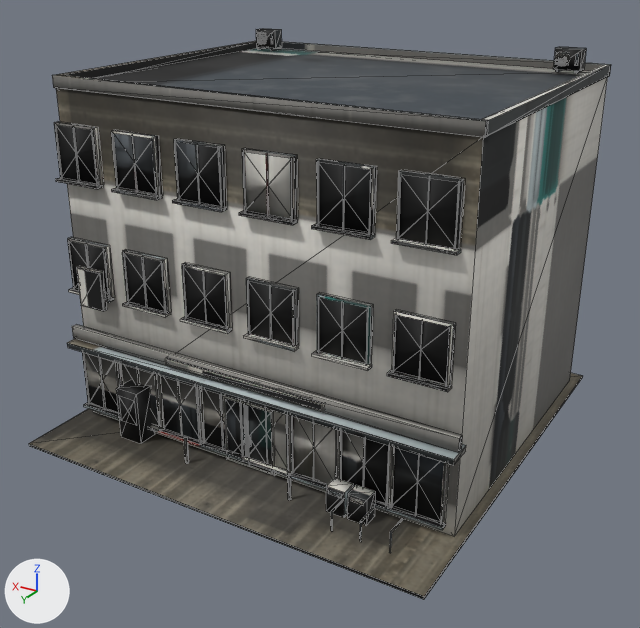
The OBJ model App/assets/lod/buildings/commercial/convenience_urban_001.lod1.obj as it was, and as the next commit left it.
Before and after are seen from a 50 mm lens placed at (-13.8, 23.4, 15.3), pointed at (-0.3, 0.8, 4.0). The lights are fixed; the arrows at lower left show +X, +Y and +Z. The older version comes first. Mesh edges are drawn as thin lines. Where no turn or scale is listed for an object, it has been applied to the vertices.

Objects in the first picture: 'convenience_urban_001'.
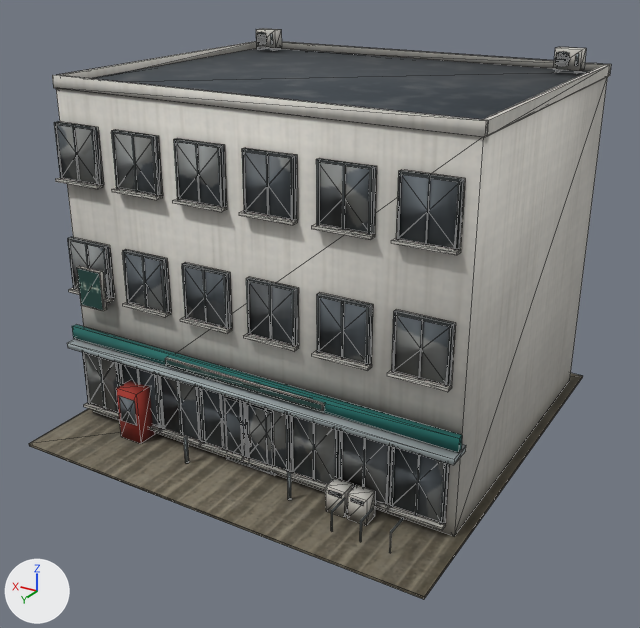
Location of each change, [x1, y1, x2, y2] in pixels of the pictures (640 x 628 px; the box of a moved part takes in the faces that stretch with it):
part 1 of me_convenience_urban_001, added: after [160, 261, 166, 313]
part 2 of me_convenience_urban_001, added: after [141, 256, 148, 308]
part 3 of me_convenience_urban_001, added: after [368, 168, 372, 235]
part 4 of me_convenience_urban_001, added: after [342, 165, 345, 230]
part 5 of me_convenience_urban_001, added: after [317, 161, 319, 225]
part 6 of me_convenience_urban_001, added: after [151, 137, 158, 196]
part 7 of me_convenience_urban_001, deleted: before [141, 137, 372, 313]
part 8 of me_convenience_urban_001, moved or reshaped: before [63, 42, 445, 553]; after [70, 41, 611, 542]
part 9 of me_convenience_urban_001, reshaped: before [482, 66, 607, 136]; after [485, 67, 606, 137]
part 10 of me_convenience_urban_001, surface changed: [29, 28, 608, 599] in both

Edits to the bpy script that builds the scene:
```text
Change me_convenience_urban_001:
    used by ob_convenience_urban_001; location = (0.0, 0.0, 0.0)
    remove me_convenience_urban_001.from_pydata(...)  # 1036 vertices, 1455 faces; spans x -7.0..7.0, y -7.0..7.0, z 0.0..11.95
    add me_convenience_urban_001.from_pydata(...)  # 1130 vertices, 1455 faces, 19 loose edges; spans x -7.0..7.0, y -7.0..7.0, z 0.0..11.95
    me_convenience_urban_001 part 1: the loose piece of 8 vertices spanning x 2.88..4.52, y 4.36..4.51, z 4.65..6.39 is copied, and the copy is scaled about its middle by (0.0257, 0.352, 0.96), then moved by (-0.75, 0.12, 0.01); it spans x 2.93..2.97, y 4.53..4.58, z 4.69..6.36
    me_convenience_urban_001 part 2: the loose piece of 8 vertices spanning x 2.88..4.52, y 4.36..4.51, z 4.65..6.39 is copied, and the copy is scaled about its middle by (0.0257, 0.352, 0.96), then moved by (0.0, 0.12, 0.01); it spans x 3.68..3.72, y 4.53..4.58, z 4.69..6.36
    me_convenience_urban_001 part 3: the loose piece of 8 vertices spanning x -4.02..-2.38, y 4.36..4.51, z 8.3..10.04 is copied, and the copy is scaled about its middle by (0.0257, 0.352, 0.96), then moved by (-0.75, 0.12, 0.01); it spans x -3.97..-3.93, y 4.53..4.58, z 8.34..10.01
    me_convenience_urban_001 part 4: the loose piece of 8 vertices spanning x -4.02..-2.38, y 4.36..4.51, z 8.3..10.04 is copied, and the copy is scaled about its middle by (0.0257, 0.352, 0.96), then moved by (0.0, 0.12, 0.01); it spans x -3.22..-3.18, y 4.53..4.58, z 8.34..10.01
    me_convenience_urban_001 part 5: the loose piece of 8 vertices spanning x -4.02..-2.38, y 4.36..4.51, z 8.3..10.04 is copied, and the copy is scaled about its middle by (0.0257, 0.352, 0.96), then moved by (0.75, 0.12, 0.01); it spans x -2.47..-2.43, y 4.53..4.58, z 8.34..10.01
    me_convenience_urban_001 part 6: the loose piece of 8 vertices spanning x 2.88..4.52, y 4.36..4.51, z 8.3..10.04 is copied, and the copy is scaled about its middle by (0.0257, 0.352, 0.96), then moved by (-0.75, 0.12, 0.01); it spans x 2.93..2.97, y 4.53..4.58, z 8.34..10.01
    me_convenience_urban_001 part 7: 6 loose pieces with 24 vertices, spanning x -3.95..3.7, y 4.52..4.59, z 4.68..10.02, are deleted
    me_convenience_urban_001 part 8: 1 vertex moved within x -5.52, y 5.9, z 0.73; 74 vertices removed from x -6.34..6.59, y -6.29..5.93, z 0.09..11.41; 141 vertices added at x -6.75..6.75, y -6.29..5.93, z 0.1..11.41
    me_convenience_urban_001 part 9: 1 vertex moved within x -6.75, y 4.29, z 11.41; 3 vertices added at x -6.75, y 4.29, z 11.05..11.41
    me_convenience_urban_001 part 10: 1055 kept faces spanning x -7.0..7.0, y -7.0..7.0, z 0.0..11.95 get new texture (UV) coordinates
```
